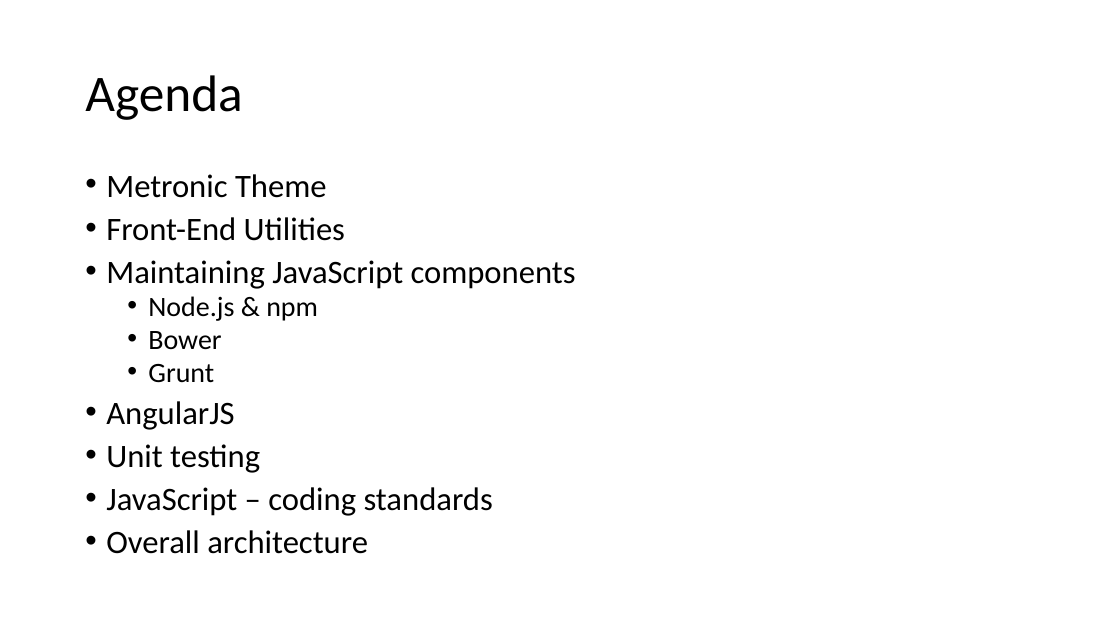
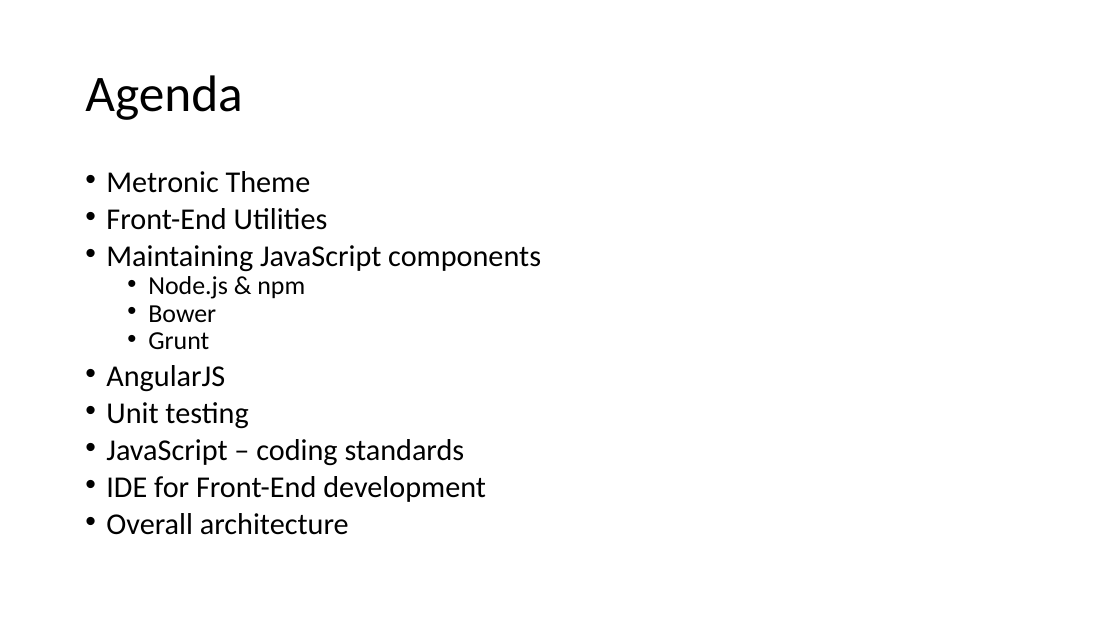
Before and after one commit to artuste/angularjs-json, a slide deck: slide 2 of doc/Presentation_Front_End.pptx. Drawn at 1120x630 pixels with LibreOffice and Linux fonts; fonts in the diff are those of the drawing; background and template pictures are left out. Boxes give left, top, right and bottom in pixels: in the first picture for what was removed or moved away, otherwise in the second. Text is boxed around its words. In the diff, an @@ line names an element or a change of style, - is before the commit and + after.

Commit message:
Update

```diff
--- a/doc/Presentation_Front_End.pptx
+++ b/doc/Presentation_Front_End.pptx
@@ text at (106,171,541,535): size 28 to 25.9 pt in "Metronic Theme", "Front-End Utilities", "Maintaining JavaScript components", "AngularJS" and 3 more places; size 24 to 22.2 pt in "Node.js & npm", "Bower", "Grunt"; line spacing 0.8 to 0.7 @@
@@ text at (106,476,486,502): paragraph added @@
+• IDE for Front-End development
```
Also in this commit, not shown: 1 slide added.
